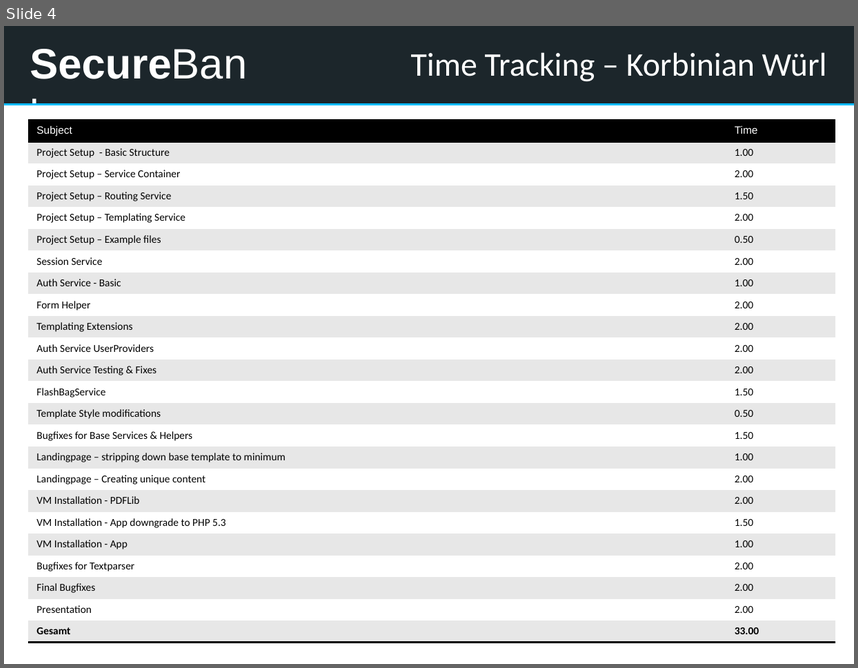
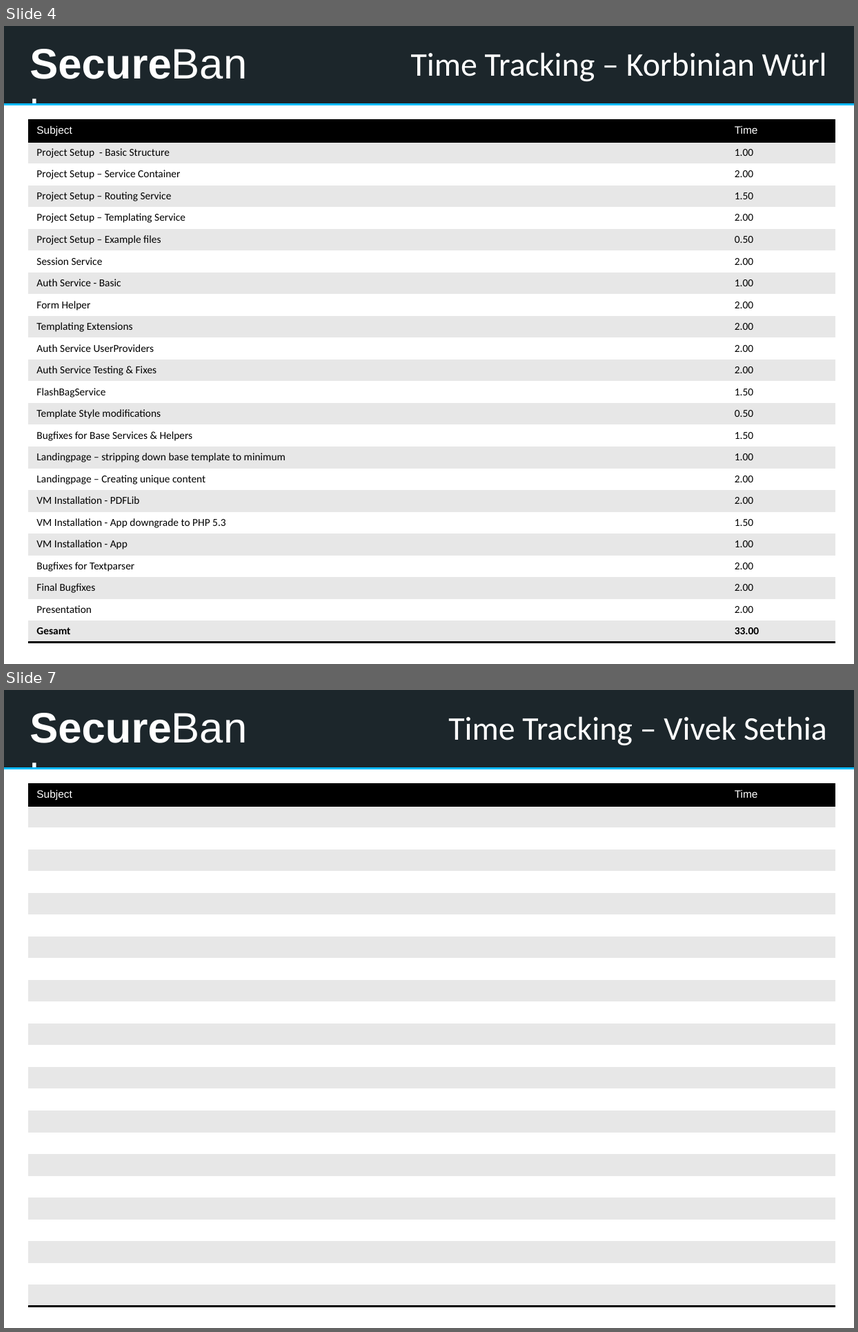
Before and after one commit to kwuerl/secure-coding-team-8, a slide deck: presentation1.pptx. Shown one above the other, each under a label of ours: slide 4 before the commit, slides 4 and 7 after it; the slides between them are not shown. The pictures are 858x668 and 858x1332 pixels, drawn with LibreOffice and Linux fonts; fonts in the diff are those of the drawing. Boxes give left, top, right and bottom in pixels: in the first picture for what was removed or moved away, otherwise in the second. Text is boxed around its words. In the diff, an @@ line names an element or a change of style, - is before the commit and + after.

```diff
--- a/presentation1.pptx
+++ b/presentation1.pptx
@@ slide 7 added at (x1=4, y1=690, x2=854, y2=1328), background #EAEFF4; not listed: 4 template elements that a slide beside it also shows @@
@@ title added at (x1=448, y1=716, x2=827, y2=746), 28 pt, text #FFFFFF @@
+Time Tracking – Vivek Sethia
@@ table added at (x1=29, y1=784, x2=836, y2=1306), 24 rows, 2 columns @@
+Subject | Time
+ | 
+ | 
+ | 
+ | 
+ | 
+ | 
+ | 
+ | 
+ | 
+ | 
+ | 
+ | 
+ | 
+ | 
+ | 
+ | 
+ | 
+ | 
+ | 
+ | 
+ | 
+ | 
+ | 
```
Also in this commit, not shown: 3 other slides added.
